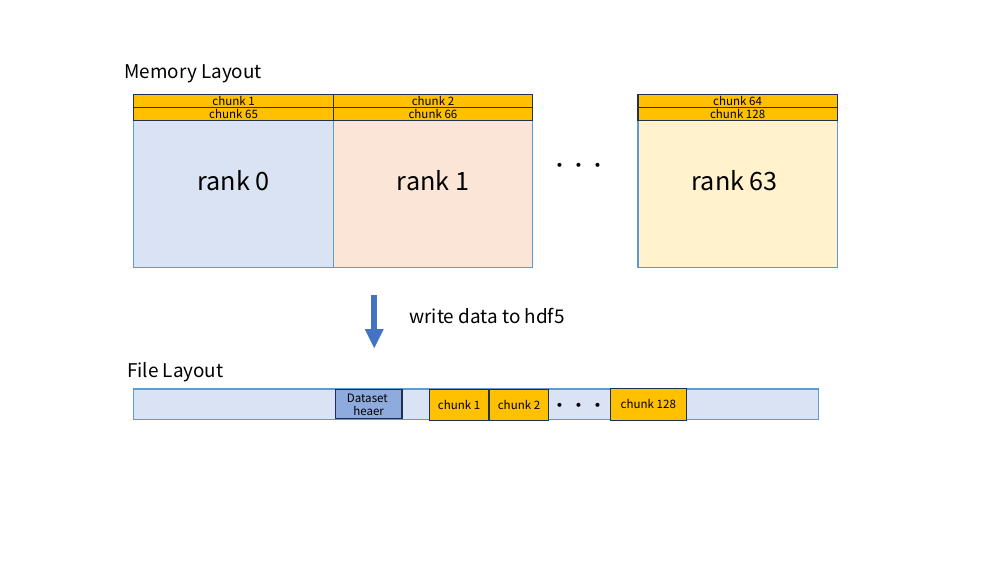
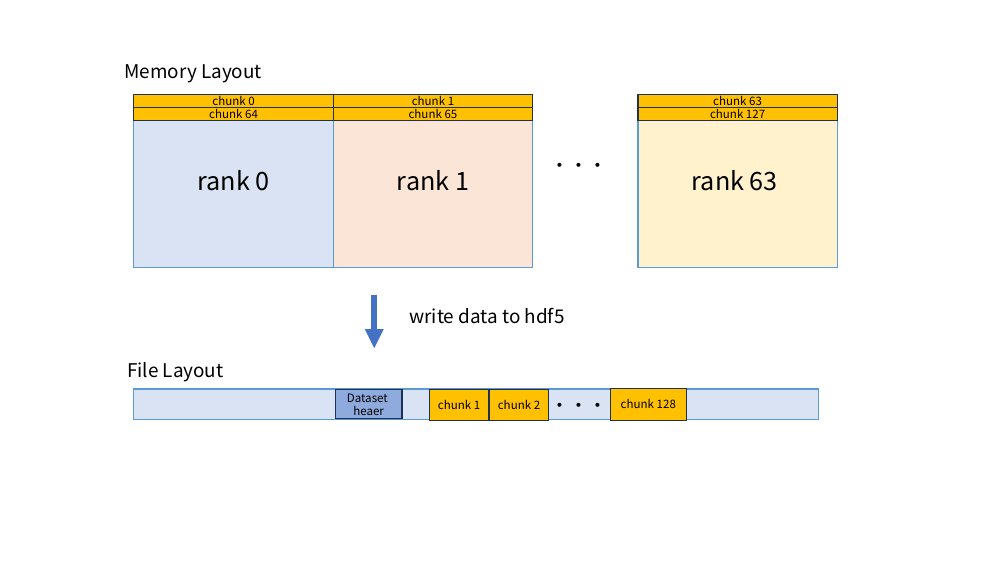
Before and after one commit to taki-d/texlive-ja-template, a slide deck: slide 17 of figure.pptx. Drawn at 1008x567 pixels with LibreOffice and Linux fonts; fonts in the diff are those of the drawing. Boxes give left, top, right and bottom in pixels: in the first picture for what was removed or moved away, otherwise in the second. Text is boxed around its words. In the diff, an @@ line names an element or a change of style, - is before the commit and + after.

```diff
--- a/figure.pptx
+++ b/figure.pptx
@@ text in rectangle at [209,107,258,122]: text changed @@
-chunk 65
+chunk 64
@@ text in rectangle at [212,93,254,109]: text changed @@
-chunk 1
+chunk 0
@@ text in rectangle at [409,107,458,122]: text changed @@
-chunk 66
+chunk 65
@@ text in rectangle at [412,93,454,108]: text changed @@
-chunk 2
+chunk 1
@@ text in rectangle at [710,107,765,122]: text changed @@
-chunk 128
+chunk 127
@@ text in rectangle at [713,93,762,109]: text changed @@
-chunk 64
+chunk 63
```
Also in this commit, not shown: 2 other slides changed, 5 other files.
